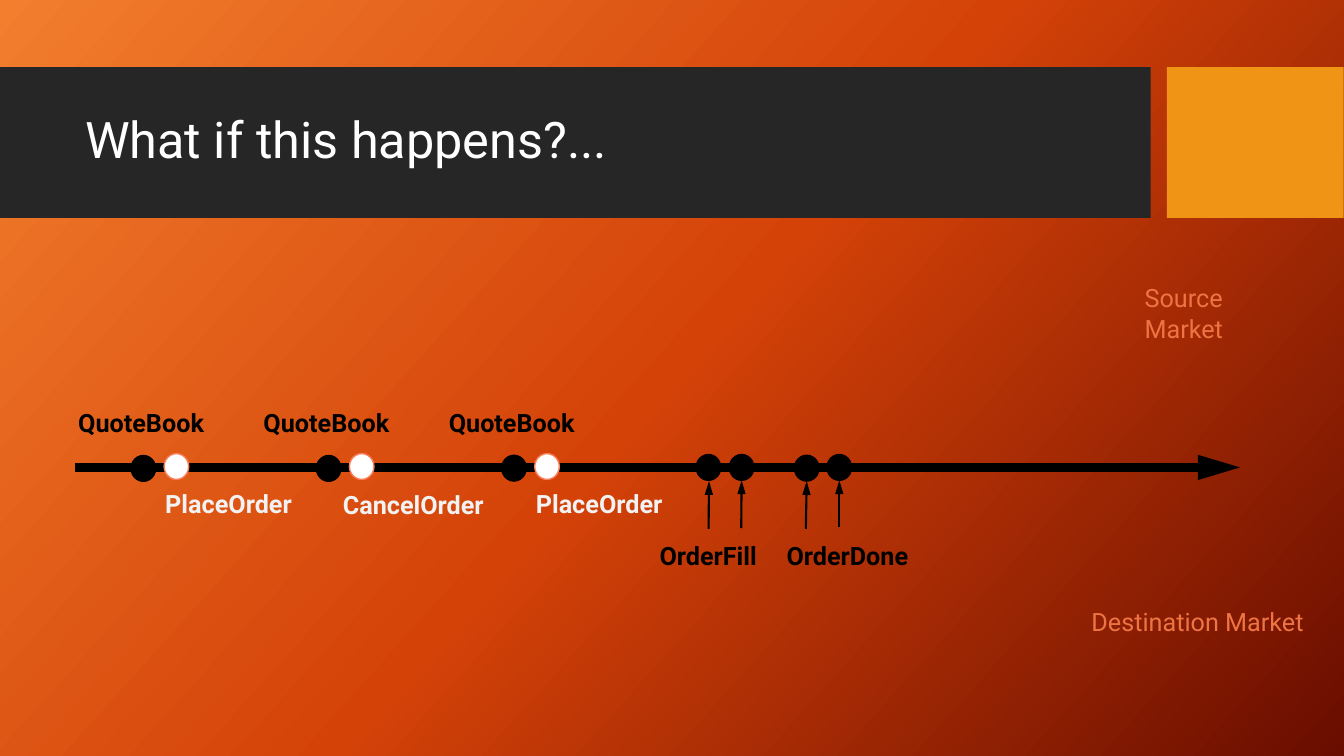
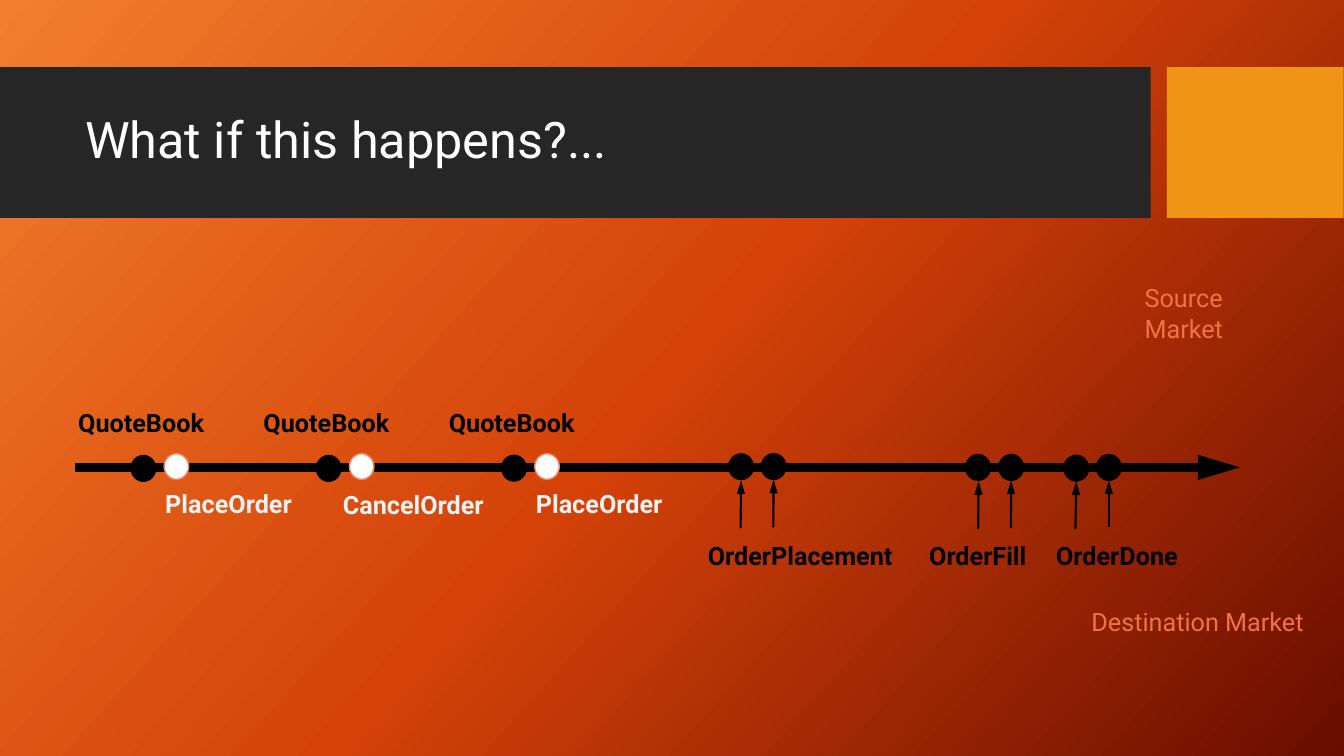
Before and after one commit to dimitri-xyz/frtrader, a slide deck: slide 20 of doc/mirroring-strategy-2.pptx. Drawn at 1344x756 pixels with LibreOffice and Linux fonts; fonts in the diff are those of the drawing; background and template pictures are left out. Boxes give left, top, right and bottom in pixels: in the first picture for what was removed or moved away, otherwise in the second. Text is boxed around its words. In the diff, an @@ line names an element or a change of style, - is before the commit and + after.

Commit message:
Minor presentation fix
Improving the presentation. There were a couple of
`PlaceEv` event missing from the timeline.

```diff
--- a/doc/mirroring-strategy-2.pptx
+++ b/doc/mirroring-strategy-2.pptx
@@ ellipse added at <box>761,454,785,480</box>, fill #000000, outline #000000 1 pt @@
@@ arrow added from (773, 527) to (774, 480), #000000 1.5 pt @@
@@ 4 ellipses, 4 arrows, 2 texts: place and size @@
-4 ellipses, 4 arrows, 2 texts at <box>660,455,909,565</box>
+4 ellipses, 4 arrows, 2 texts at <box>929,455,1178,565</box>
@@ text added at <box>708,546,893,566</box>, 18 pt, text #000000, bold @@
+OrderPlacement
```
Also in this commit, not shown: 3 other slides changed, 1 other file.
